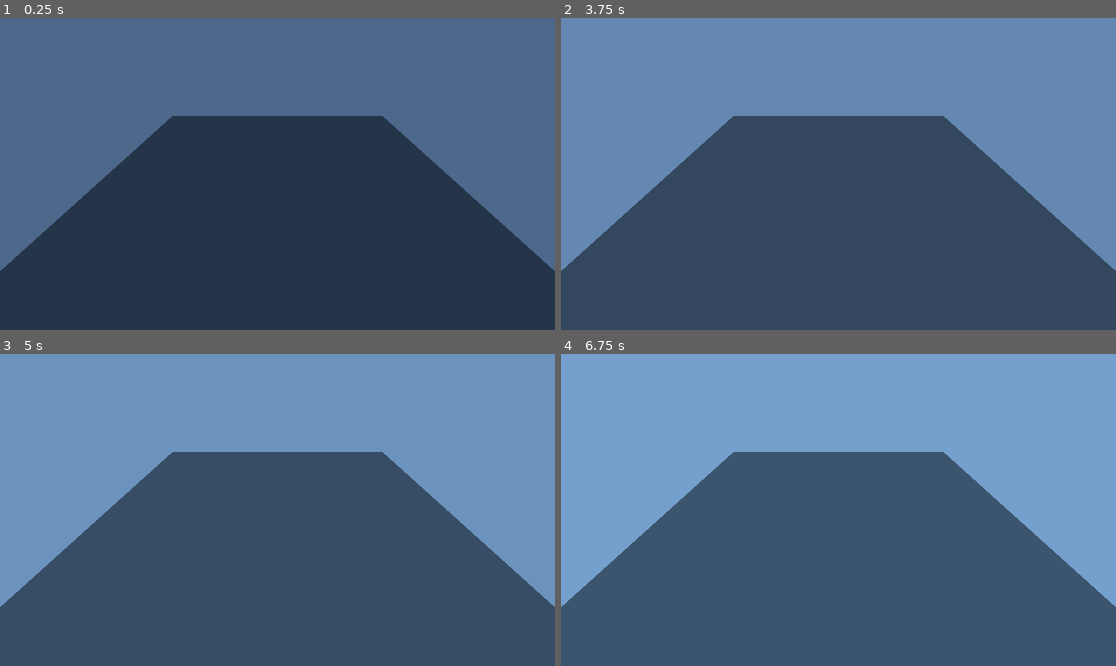
Above: before the commit, frames 1-4 (two rows, left to right).
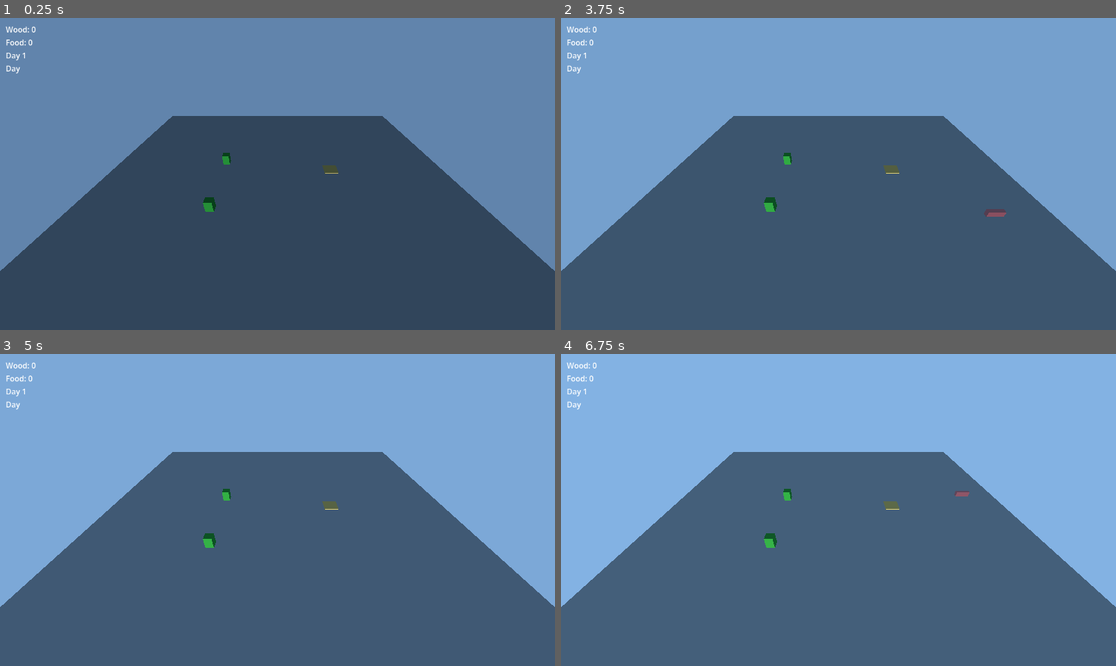
Above: after the commit, the same moments.

Repository: Harrisonnad/homestead-defense
Game: Godot game, scene res://scenes/Main.tscn
The game is run twice, just before and just after one commit, with the same random seed, the same clock (stepped at 60 frames per second) and the same inputs.
Inputs (mouse positions are in pixels of both pictures, inside the frame that each line leads up to):
- Up to frame 1 (0.25 s): no input
- Up to frame 2 (3.75 s): tap Enter at 0.5, 2, 3.5 s; move the mouse to (960, 158) at 0.52 s; tap B every 0.75 s from 0.6 to 3.6 s; click (960, 158) at 0.67 s; tap Space at 1.25, 2.75 s; move the mouse to (727, 189) at 1.27 s; click (727, 189) at 1.42 s; move the mouse to (894, 105) at 2.02 s; click (894, 105) at 2.17 s; move the mouse to (810, 236) at 2.77 s; click (810, 236) at 2.92 s; move the mouse to (1005, 220) at 3.52 s; click (1005, 220) at 3.67 s
- Up to frame 3 (5 s): tap Space at 4.25 s; move the mouse to (111, 463) at 4.27 s; tap B at 4.35 s; click (111, 463) at 4.42 s
- Up to frame 4 (6.75 s): move the mouse to (866, 510) at 5.02 s; tap B at 5.1, 5.85, 6.6 s; click (866, 510) at 5.17 s; move the mouse to (755, 432) at 5.77 s; click (755, 432) at 5.92 s; move the mouse to (960, 494) at 6.52 s; click (960, 494) at 6.67 s

The runs differ from the first frame. In frame 1, 47% of the frame differs, in the area x 0-100%, y 0-82%; in frame 2, 47%; in frame 3, 47%; in frame 4, 0.4%.

Commit message:
Phase 1: core loop skeleton (gray-box)
Adds GameClock/Economy autoloads, clickable resource nodes, wall
placement (press B), and a night wave that spawns an enemy which
attacks walls in its path and raids resources at the home base if
it gets through. Vertical slice of the day/night core loop per the
spec's Phase 1 build criteria.

Co-Authored-By: Claude Sonnet 5 <noreply@anthropic.com>

Diff:
--- a/project.godot
+++ b/project.godot
@@ -1,15 +1,24 @@
 ; Engine configuration file.
 ; It's best edited using the editor UI and not directly,
 ; since the parameters that go here are not all obvious.
+;
+; Format:
+;   [section] ; section goes between []
+;   param=value ; assign values to parameters
 
 config_version=5
+
+[animation]
+
+compatibility/default_parent_skeleton_in_mesh_instance_3d=true
 
 [application]
 
 config/name="Homestead Defense"
 run/main_scene="res://scenes/Main.tscn"
-config/features=PackedStringArray("4.3", "Forward Plus")
+config/features=PackedStringArray("4.7", "Forward Plus")
 
-[rendering]
+[autoload]
 
-renderer/rendering_method="forward_plus"
+GameClock="*res://scripts/autoload/game_clock.gd"
+Economy="*res://scripts/autoload/economy.gd"
--- a/scenes/Main.tscn
+++ b/scenes/Main.tscn
@@ -1,6 +1,13 @@
-[gd_scene load_steps=5 format=3]
+[gd_scene load_steps=14 format=3]
 
 [ext_resource type="Script" path="res://scripts/day_night_cycle.gd" id="1"]
+[ext_resource type="PackedScene" path="res://scenes/ui/hud.tscn" id="4"]
+[ext_resource type="PackedScene" path="res://scenes/tree.tscn" id="5"]
+[ext_resource type="PackedScene" path="res://scenes/farm_plot.tscn" id="6"]
+[ext_resource type="Script" path="res://scripts/build_manager.gd" id="7"]
+[ext_resource type="PackedScene" path="res://scenes/wall.tscn" id="8"]
+[ext_resource type="PackedScene" path="res://scenes/enemy.tscn" id="9"]
+[ext_resource type="Script" path="res://scripts/wave_spawner.gd" id="10"]
 
 [sub_resource type="PlaneMesh" id="1"]
 size = Vector2(50, 50)
@@ -11,6 +18,13 @@
 [sub_resource type="Environment" id="3"]
 background_mode = 1
 background_color = Color(0.55, 0.75, 0.95, 1)
+
+[sub_resource type="BoxMesh" id="4"]
+size = Vector3(2, 1.5, 0.5)
+
+[sub_resource type="StandardMaterial3D" id="5"]
+transparency = 1
+albedo_color = Color(0.2, 1.0, 0.3, 0.4)
 
 [node name="Main" type="Node3D"]
 script = ExtResource("1")
@@ -36,3 +50,42 @@
 [node name="CollisionShape3D" type="CollisionShape3D" parent="Ground"]
 transform = Transform3D(1, 0, 0, 0, 1, 0, 0, 0, 1, 0, -0.1, 0)
 shape = SubResource("2")
+
+[node name="HUD" parent="." instance=ExtResource("4")]
+
+[node name="Tree" parent="." instance=ExtResource("5")]
+transform = Transform3D(1, 0, 0, 0, 1, 0, 0, 0, 1, -8, 0, -5)
+
+[node name="Tree2" parent="." instance=ExtResource("5")]
+transform = Transform3D(1, 0, 0, 0, 1, 0, 0, 0, 1, -8, 0, 5)
+
+[node name="FarmPlot" parent="." instance=ExtResource("6")]
+transform = Transform3D(1, 0, 0, 0, 1, 0, 0, 0, 1, 8, 0, -3)
+
+[node name="Entities" type="Node3D" parent="."]
+
+[node name="BuildManager" type="Node3D" parent="."]
+script = ExtResource("7")
+wall_scene = ExtResource("8")
+wood_cost = 10
+grid_size = 2.0
+camera_path = NodePath("../Camera3D")
+entities_container_path = NodePath("../Entities")
+
+[node name="Ghost" type="MeshInstance3D" parent="BuildManager"]
+mesh = SubResource("4")
+surface_material_override/0 = SubResource("5")
+
+[node name="EnemySpawn" type="Marker3D" parent="."]
+transform = Transform3D(1, 0, 0, 0, 1, 0, 0, 0, 1, 0, 0, -22)
+
+[node name="HomeBase" type="Marker3D" parent="."]
+transform = Transform3D(1, 0, 0, 0, 1, 0, 0, 0, 1, 0, 0, 5)
+
+[node name="WaveSpawner" type="Node" parent="."]
+script = ExtResource("10")
+enemy_scene = ExtResource("9")
+spawn_point_path = NodePath("../EnemySpawn")
+home_base_path = NodePath("../HomeBase")
+entities_container_path = NodePath("../Entities")
+enemies_per_night = 1
--- /dev/null
+++ b/scenes/enemy.tscn
@@ -0,0 +1,44 @@
+[gd_scene load_steps=6 format=3]
+
+[ext_resource type="Script" path="res://scripts/enemy.gd" id="1"]
+
+[sub_resource type="CapsuleMesh" id="1"]
+radius = 0.4
+height = 1.6
+
+[sub_resource type="StandardMaterial3D" id="2"]
+albedo_color = Color(0.8, 0.2, 0.15, 1)
+
+[sub_resource type="CapsuleShape3D" id="3"]
+radius = 0.4
+height = 1.6
+
+[sub_resource type="SphereShape3D" id="4"]
+radius = 1.5
+
+[node name="Enemy" type="CharacterBody3D"]
+collision_layer = 1
+collision_mask = 2
+motion_mode = 1
+script = ExtResource("1")
+
+[node name="MeshInstance3D" type="MeshInstance3D" parent="."]
+transform = Transform3D(1, 0, 0, 0, 1, 0, 0, 0, 1, 0, 0.8, 0)
+mesh = SubResource("1")
+surface_material_override/0 = SubResource("2")
+
+[node name="CollisionShape3D" type="CollisionShape3D" parent="."]
+transform = Transform3D(1, 0, 0, 0, 1, 0, 0, 0, 1, 0, 0.8, 0)
+shape = SubResource("3")
+
+[node name="AttackRange" type="Area3D" parent="."]
+collision_layer = 0
+collision_mask = 2
+monitoring = true
+
+[node name="AttackRangeShape" type="CollisionShape3D" parent="AttackRange"]
+transform = Transform3D(1, 0, 0, 0, 1, 0, 0, 0, 1, 0, 0.8, 0)
+shape = SubResource("4")
+
+[node name="AttackTimer" type="Timer" parent="."]
+wait_time = 1.0
--- /dev/null
+++ b/scenes/farm_plot.tscn
@@ -0,0 +1,30 @@
+[gd_scene load_steps=5 format=3]
+
+[ext_resource type="Script" path="res://scripts/resource_node.gd" id="1"]
+
+[sub_resource type="BoxMesh" id="1"]
+size = Vector3(2, 0.2, 2)
+
+[sub_resource type="StandardMaterial3D" id="2"]
+albedo_color = Color(0.72, 0.6, 0.32, 1)
+
+[sub_resource type="BoxShape3D" id="3"]
+size = Vector3(2, 0.2, 2)
+
+[node name="FarmPlot" type="StaticBody3D"]
+script = ExtResource("1")
+resource_type = "food"
+gather_amount = 5
+input_ray_pickable = true
+
+[node name="MeshInstance3D" type="MeshInstance3D" parent="."]
+transform = Transform3D(1, 0, 0, 0, 1, 0, 0, 0, 1, 0, 0.1, 0)
+mesh = SubResource("1")
+surface_material_override/0 = SubResource("2")
+
+[node name="CollisionShape3D" type="CollisionShape3D" parent="."]
+transform = Transform3D(1, 0, 0, 0, 1, 0, 0, 0, 1, 0, 0.1, 0)
+shape = SubResource("3")
+
+[node name="CooldownTimer" type="Timer" parent="."]
+one_shot = true
--- /dev/null
+++ b/scenes/tree.tscn
@@ -0,0 +1,30 @@
+[gd_scene load_steps=5 format=3]
+
+[ext_resource type="Script" path="res://scripts/resource_node.gd" id="1"]
+
+[sub_resource type="BoxMesh" id="1"]
+size = Vector3(1, 1.5, 1)
+
+[sub_resource type="StandardMaterial3D" id="2"]
+albedo_color = Color(0.16, 0.5, 0.18, 1)
+
+[sub_resource type="BoxShape3D" id="3"]
+size = Vector3(1, 1.5, 1)
+
+[node name="Tree" type="StaticBody3D"]
+script = ExtResource("1")
+resource_type = "wood"
+gather_amount = 5
+input_ray_pickable = true
+
+[node name="MeshInstance3D" type="MeshInstance3D" parent="."]
+transform = Transform3D(1, 0, 0, 0, 1, 0, 0, 0, 1, 0, 0.75, 0)
+mesh = SubResource("1")
+surface_material_override/0 = SubResource("2")
+
+[node name="CollisionShape3D" type="CollisionShape3D" parent="."]
+transform = Transform3D(1, 0, 0, 0, 1, 0, 0, 0, 1, 0, 0.75, 0)
+shape = SubResource("3")
+
+[node name="CooldownTimer" type="Timer" parent="."]
+one_shot = true
--- /dev/null
+++ b/scenes/ui/hud.tscn
@@ -0,0 +1,28 @@
+[gd_scene load_steps=2 format=3]
+
+[ext_resource type="Script" path="res://scripts/hud.gd" id="1"]
+
+[node name="HUD" type="CanvasLayer"]
+script = ExtResource("1")
+
+[node name="VBoxContainer" type="VBoxContainer" parent="."]
+offset_left = 12.0
+offset_top = 12.0
+offset_right = 200.0
+offset_bottom = 100.0
+
+[node name="WoodLabel" type="Label" parent="VBoxContainer"]
+layout_mode = 2
+text = "Wood: 0"
+
+[node name="FoodLabel" type="Label" parent="VBoxContainer"]
+layout_mode = 2
+text = "Food: 0"
+
+[node name="DayLabel" type="Label" parent="VBoxContainer"]
+layout_mode = 2
+text = "Day 1"
+
+[node name="PhaseLabel" type="Label" parent="VBoxContainer"]
+layout_mode = 2
+text = "Day"
--- /dev/null
+++ b/scenes/wall.tscn
@@ -0,0 +1,27 @@
+[gd_scene load_steps=4 format=3]
+
+[ext_resource type="Script" path="res://scripts/wall.gd" id="1"]
+
+[sub_resource type="BoxMesh" id="1"]
+size = Vector3(2, 1.5, 0.5)
+
+[sub_resource type="StandardMaterial3D" id="2"]
+albedo_color = Color(0.45, 0.4, 0.35, 1)
+
+[sub_resource type="BoxShape3D" id="3"]
+size = Vector3(2, 1.5, 0.5)
+
+[node name="Wall" type="StaticBody3D"]
+collision_layer = 2
+collision_mask = 0
+script = ExtResource("1")
+max_health = 50
+
+[node name="MeshInstance3D" type="MeshInstance3D" parent="."]
+transform = Transform3D(1, 0, 0, 0, 1, 0, 0, 0, 1, 0, 0.75, 0)
+mesh = SubResource("1")
+surface_material_override/0 = SubResource("2")
+
+[node name="CollisionShape3D" type="CollisionShape3D" parent="."]
+transform = Transform3D(1, 0, 0, 0, 1, 0, 0, 0, 1, 0, 0.75, 0)
+shape = SubResource("3")
--- /dev/null
+++ b/scripts/autoload/economy.gd
@@ -0,0 +1,35 @@
+extends Node
+
+# Autoload singleton: tracks player resource counts and notifies listeners
+# (HUD, build costs, raid losses) when they change.
+
+var resources: Dictionary = {
+	"wood": 0,
+	"food": 0,
+}
+
+signal resources_changed(type: String, new_amount: int)
+
+func add_resource(type: String, amount: int) -> void:
+	resources[type] = get_amount(type) + amount
+	resources_changed.emit(type, resources[type])
+
+func can_afford(type: String, amount: int) -> bool:
+	return get_amount(type) >= amount
+
+func spend_resource(type: String, amount: int) -> bool:
+	if not can_afford(type, amount):
+		return false
+	resources[type] = get_amount(type) - amount
+	resources_changed.emit(type, resources[type])
+	return true
+
+func remove_resource(type: String, amount: int) -> void:
+	var new_amount := maxi(get_amount(type) - amount, 0)
+	if new_amount == get_amount(type):
+		return
+	resources[type] = new_amount
+	resources_changed.emit(type, new_amount)
+
+func get_amount(type: String) -> int:
+	return resources.get(type, 0)
--- /dev/null
+++ b/scripts/autoload/game_clock.gd
@@ -0,0 +1,32 @@
+extends Node
+
+# Autoload singleton: owns time-of-day/day-count state and emits signals when
+# the day/night phase flips, so any system (visuals, spawner, HUD) can react
+# without depending on the Main scene tree.
+
+@export var day_length_seconds: float = 60.0
+
+var time_of_day: float = 0.3 # seeded past sunrise so no spurious signal fires on frame 1
+var day_count: int = 1
+
+signal day_started(day_count: int)
+signal night_started()
+
+func _process(delta: float) -> void:
+	var was_day := is_daytime()
+	time_of_day += delta / day_length_seconds
+	if time_of_day >= 1.0:
+		time_of_day -= 1.0
+
+	var now_day := is_daytime()
+	if now_day and not was_day:
+		day_count += 1
+		day_started.emit(day_count)
+	elif was_day and not now_day:
+		night_started.emit()
+
+func day_factor() -> float:
+	return (1.0 - cos(time_of_day * TAU)) / 2.0
+
+func is_daytime() -> bool:
+	return day_factor() > 0.5
--- /dev/null
+++ b/scripts/build_manager.gd
@@ -0,0 +1,62 @@
+extends Node3D
+
+# Gray-box building placement: press B to toggle "place wall" mode, move the
+# mouse to raycast a snapped ghost preview against the ground plane, and
+# left-click to spend wood and instance a real Wall.
+
+@export var wall_scene: PackedScene
+@export var wood_cost: int = 10
+@export var grid_size: float = 2.0
+@export var camera_path: NodePath
+@export var entities_container_path: NodePath
+
+@onready var ghost: MeshInstance3D = $Ghost
+@onready var camera: Camera3D = get_node(camera_path)
+@onready var entities_container: Node3D = get_node(entities_container_path)
+
+const GROUND_PLANE := Plane(Vector3.UP, 0.0)
+const GHOST_COLOR_OK := Color(0.2, 1.0, 0.3, 0.4)
+const GHOST_COLOR_BLOCKED := Color(1.0, 0.2, 0.2, 0.4)
+
+var placing: bool = false
+var ghost_valid_position: Vector3 = Vector3.ZERO
+
+func _ready() -> void:
+	ghost.visible = false
+
+func _unhandled_input(event: InputEvent) -> void:
+	if event is InputEventKey and event.pressed and not event.echo and event.keycode == KEY_B:
+		placing = not placing
+		ghost.visible = placing
+	elif placing and event is InputEventMouseButton and event.pressed and event.button_index == MOUSE_BUTTON_LEFT:
+		_try_place_wall()
+
+func _process(_delta: float) -> void:
+	if not placing:
+		return
+
+	var mouse_pos := get_viewport().get_mouse_position()
+	var ray_origin := camera.project_ray_origin(mouse_pos)
+	var ray_dir := camera.project_ray_normal(mouse_pos)
+	var hit = GROUND_PLANE.intersects_ray(ray_origin, ray_dir)
+	if hit == null:
+		return
+
+	var snapped := Vector3(
+		round(hit.x / grid_size) * grid_size,
+		0.0,
+		round(hit.z / grid_size) * grid_size
+	)
+	ghost_valid_position = snapped
+	ghost.position = snapped
+
+	var affordable := Economy.can_afford("wood", wood_cost)
+	var mat := ghost.get_surface_override_material(0) as StandardMaterial3D
+	mat.albedo_color = GHOST_COLOR_OK if affordable else GHOST_COLOR_BLOCKED
+
+func _try_place_wall() -> void:
+	if not Economy.spend_resource("wood", wood_cost):
+		return
+	var wall := wall_scene.instantiate()
+	entities_container.add_child(wall)
+	wall.global_position = ghost_valid_position
--- a/scripts/day_night_cycle.gd
+++ b/scripts/day_night_cycle.gd
@@ -1,36 +1,19 @@
 extends Node3D
 
-# Phase 0 scaffolding: drives sun angle, sun color, and sky color on a timer
-# so a full day/night cycle is visible end-to-end without any gameplay yet.
-
-@export var day_length_seconds: float = 60.0
+# Visual responder only: reads GameClock and drives sun angle, sun color, and
+# sky color. Time-of-day/day-count state itself lives in the GameClock autoload.
 
 @onready var sun: DirectionalLight3D = $Sun
 @onready var world_environment: WorldEnvironment = $WorldEnvironment
-
-var time_of_day: float = 0.25 # 0.0 = midnight, 0.25 = sunrise, 0.5 = noon, 0.75 = sunset
-var day_count: int = 1
 
 const SKY_DAY := Color(0.55, 0.75, 0.95)
 const SKY_NIGHT := Color(0.04, 0.05, 0.12)
 const SUN_DAY := Color(1.0, 0.95, 0.8)
 const SUN_NIGHT := Color(0.15, 0.2, 0.4)
 
-func _process(delta: float) -> void:
-	time_of_day += delta / day_length_seconds
-	if time_of_day >= 1.0:
-		time_of_day -= 1.0
-		day_count += 1
-		print("Day %d begins" % day_count)
-
-	var factor := day_factor()
-	sun.rotation.x = time_of_day * TAU - PI / 2.0
+func _process(_delta: float) -> void:
+	var factor := GameClock.day_factor()
+	sun.rotation.x = GameClock.time_of_day * TAU - PI / 2.0
 	sun.light_energy = lerp(0.05, 1.2, factor)
 	sun.light_color = SUN_NIGHT.lerp(SUN_DAY, factor)
 	world_environment.environment.background_color = SKY_NIGHT.lerp(SKY_DAY, factor)
-
-func day_factor() -> float:
-	return (1.0 - cos(time_of_day * TAU)) / 2.0
-
-func is_daytime() -> bool:
-	return day_factor() > 0.5
--- /dev/null
+++ b/scripts/enemy.gd
@@ -0,0 +1,61 @@
+extends CharacterBody3D
+class_name Enemy
+
+# Gray-box enemy: walks straight toward `target` each physics frame. If it
+# enters attack range of a Wall it stops and chips away at it on a timer;
+# once the wall falls (or it was never blocked) it continues to `target` and
+# triggers a resource raid on arrival.
+
+@export var move_speed: float = 2.5
+@export var attack_damage: int = 10
+@export var arrival_distance: float = 0.6
+@export var raid_resource_loss: Dictionary = {"wood": 5, "food": 5}
+
+var target: Node3D = null
+var current_wall: Wall = null
+
+@onready var attack_range: Area3D = $AttackRange
+@onready var attack_timer: Timer = $AttackTimer
+
+func _ready() -> void:
+	attack_range.body_entered.connect(_on_attack_range_body_entered)
+	attack_range.body_exited.connect(_on_attack_range_body_exited)
+	attack_timer.timeout.connect(_on_attack_timer_timeout)
+
+func _physics_process(_delta: float) -> void:
+	if current_wall != null or target == null:
+		return
+
+	var to_target := target.global_position - global_position
+	to_target.y = 0.0
+	if to_target.length() <= arrival_distance:
+		_reach_target()
+		return
+
+	velocity = to_target.normalized() * move_speed
+	move_and_slide()
+
+func _on_attack_range_body_entered(body: Node3D) -> void:
+	if current_wall != null or not body.is_in_group("walls"):
+		return
+	current_wall = body as Wall
+	current_wall.died.connect(_on_wall_died, CONNECT_ONE_SHOT)
+	attack_timer.start()
+
+func _on_attack_range_body_exited(body: Node3D) -> void:
+	if body == current_wall:
+		current_wall = null
+		attack_timer.stop()
+
+func _on_attack_timer_timeout() -> void:
+	if current_wall != null:
+		current_wall.take_damage(attack_damage)
+
+func _on_wall_died() -> void:
+	current_wall = null
+	attack_timer.stop()
+
+func _reach_target() -> void:
+	for type in raid_resource_loss:
+		Economy.remove_resource(type, raid_resource_loss[type])
+	queue_free()
--- /dev/null
+++ b/scripts/hud.gd
@@ -0,0 +1,29 @@
+extends CanvasLayer
+
+@onready var wood_label: Label = $VBoxContainer/WoodLabel
+@onready var food_label: Label = $VBoxContainer/FoodLabel
+@onready var day_label: Label = $VBoxContainer/DayLabel
+@onready var phase_label: Label = $VBoxContainer/PhaseLabel
+
+func _ready() -> void:
+	Economy.resources_changed.connect(_on_resources_changed)
+	GameClock.day_started.connect(_on_day_started)
+	GameClock.night_started.connect(_on_night_started)
+
+	wood_label.text = "Wood: %d" % Economy.get_amount("wood")
+	food_label.text = "Food: %d" % Economy.get_amount("food")
+	day_label.text = "Day %d" % GameClock.day_count
+	phase_label.text = "Day" if GameClock.is_daytime() else "Night"
+
+func _on_resources_changed(type: String, new_amount: int) -> void:
+	if type == "wood":
+		wood_label.text = "Wood: %d" % new_amount
+	elif type == "food":
+		food_label.text = "Food: %d" % new_amount
+
+func _on_day_started(day_count: int) -> void:
+	day_label.text = "Day %d" % day_count
+	phase_label.text = "Day"
+
+func _on_night_started() -> void:
+	phase_label.text = "Night"
--- /dev/null
+++ b/scripts/resource_node.gd
@@ -0,0 +1,27 @@
+extends StaticBody3D
+
+# Clickable gray-box resource source (tree/farm plot). Left-click while not
+# on cooldown grants resource_type/gather_amount to the Economy autoload.
+
+@export var resource_type: String = "wood"
+@export var gather_amount: int = 5
+@export var respawn_seconds: float = 3.0
+
+@onready var mesh: MeshInstance3D = $MeshInstance3D
+@onready var cooldown_timer: Timer = $CooldownTimer
+
+func _ready() -> void:
+	get_viewport().physics_object_picking = true
+	input_event.connect(_on_input_event)
+	cooldown_timer.timeout.connect(_on_cooldown_timeout)
+
+func _on_input_event(_camera: Node, event: InputEvent, _event_position: Vector3, _normal: Vector3, _shape_idx: int) -> void:
+	if cooldown_timer.time_left > 0.0:
+		return
+	if event is InputEventMouseButton and event.pressed and event.button_index == MOUSE_BUTTON_LEFT:
+		Economy.add_resource(resource_type, gather_amount)
+		mesh.visible = false
+		cooldown_timer.start(respawn_seconds)
+
+func _on_cooldown_timeout() -> void:
+	mesh.visible = true
--- /dev/null
+++ b/scripts/wall.gd
@@ -0,0 +1,18 @@
+extends StaticBody3D
+class_name Wall
+
+@export var max_health: int = 50
+
+var current_health: int
+
+signal died
+
+func _ready() -> void:
+	current_health = max_health
+	add_to_group("walls")
+
+func take_damage(amount: int) -> void:
+	current_health -= amount
+	if current_health <= 0:
+		died.emit()
+		queue_free()
--- /dev/null
+++ b/scripts/wave_spawner.gd
@@ -0,0 +1,38 @@
+extends Node
+
+# Spawns enemies at night, targeting the home base, and force-despawns any
+# survivors at dawn so each night is self-contained.
+
+@export var enemy_scene: PackedScene
+@export var spawn_point_path: NodePath
+@export var home_base_path: NodePath
+@export var entities_container_path: NodePath
+@export var enemies_per_night: int = 1
+
+@onready var spawn_point: Marker3D = get_node(spawn_point_path)
+@onready var home_base: Marker3D = get_node(home_base_path)
+@onready var entities_container: Node3D = get_node(entities_container_path)
+
+var _active_enemies: Array[Node] = []
+
+func _ready() -> void:
+	GameClock.night_started.connect(_on_night_started)
+	GameClock.day_started.connect(_on_day_started)
+
+func _on_night_started() -> void:
+	for i in enemies_per_night:
+		var enemy := enemy_scene.instantiate()
+		entities_container.add_child(enemy)
+		enemy.global_position = spawn_point.global_position
+		enemy.target = home_base
+		enemy.tree_exited.connect(_on_enemy_tree_exited.bind(enemy))
+		_active_enemies.append(enemy)
+
+func _on_day_started(_day_count: int) -> void:
+	for enemy in _active_enemies:
+		if is_instance_valid(enemy):
+			enemy.queue_free()
+	_active_enemies.clear()
+
+func _on_enemy_tree_exited(enemy: Node) -> void:
+	_active_enemies.erase(enemy)
Not shown, added: scripts/autoload/economy.gd.uid
Not shown, added: scripts/autoload/game_clock.gd.uid
Not shown, added: scripts/build_manager.gd.uid
Not shown, added: scripts/day_night_cycle.gd.uid
Not shown, added: scripts/hud.gd.uid
Not shown, added: scripts/resource_node.gd.uid
Not shown, added: scripts/wall.gd.uid
